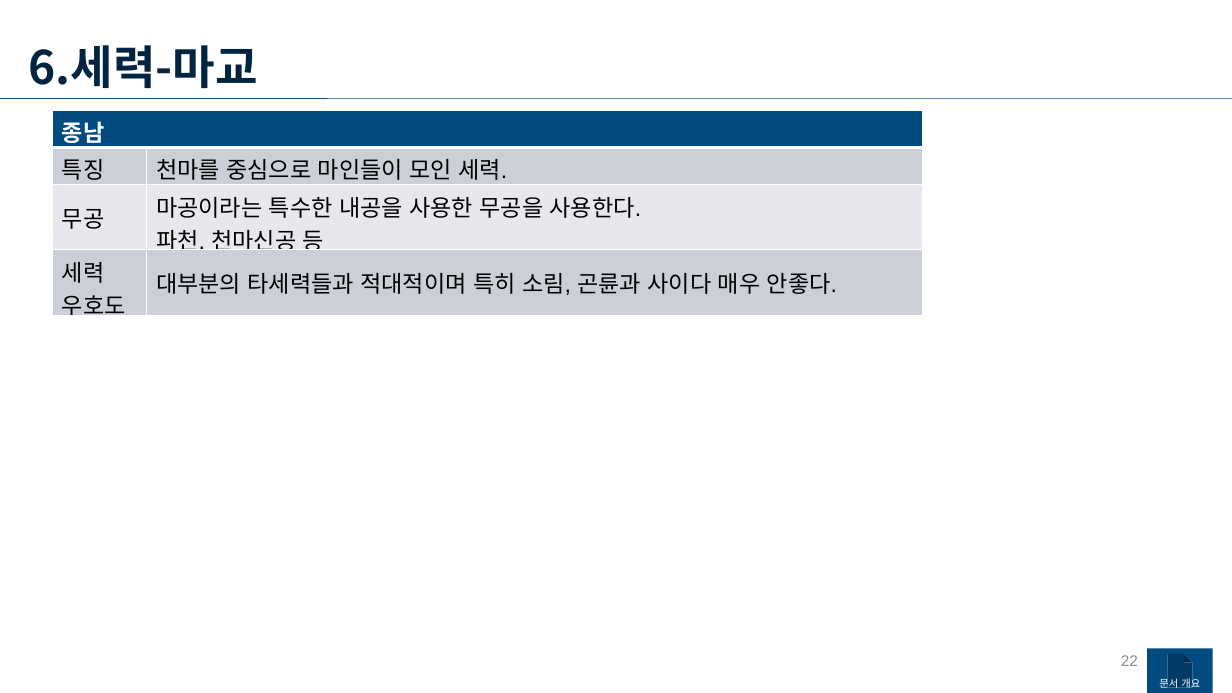
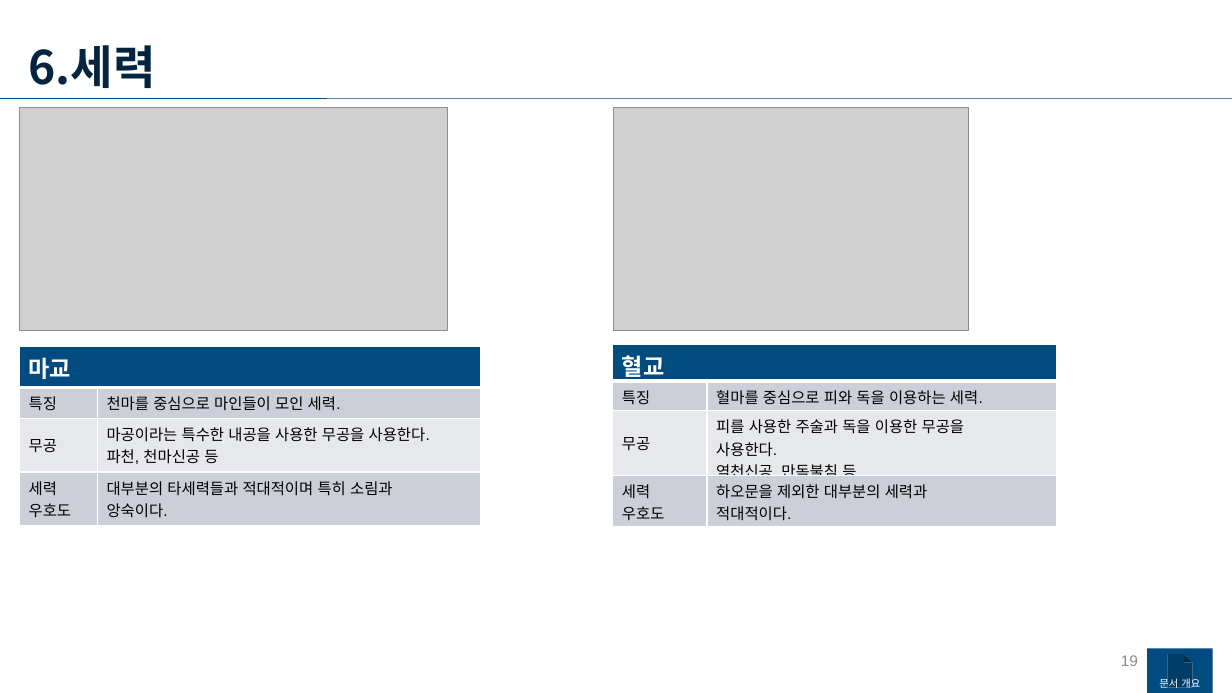
Before and after one commit to yjk0401/unityenginebasic_9th, a slide deck: slide 19 of 기획/메인 기획서.pptx (slide 22 before the commit). Drawn at 1232x693 pixels with LibreOffice and Linux fonts; fonts in the diff are those of the drawing; grey boxes stand for pictures. Boxes give left, top, right and bottom in pixels: in the first picture for what was removed or moved away, otherwise in the second. Text is boxed around its words. In the diff, an @@ line names an element or a change of style, - is before the commit and + after.

```diff
--- a/기획/메인 기획서.pptx
+++ b/기획/메인 기획서.pptx
@@ text at [29,45,156,88]: text changed @@
-6.세력-마교
+6.세력
@@ picture added at [19,107,447,330] @@
@@ picture added at [614,107,969,331] @@
@@ table at [19,347,480,526] @@
-row 1, column 1: 종남
+row 1, column 1: 마교
-row 4, column 2: 대부분의 타세력들과 적대적이며 특히 소림, 곤륜과 사이다 매우 안좋다.
+row 4, column 2: 대부분의 타세력들과 적대적이며 특히 소림과 / 앙숙이다.
@@ size 18 to 12 pt in "특징", "천마를 중심으로 마인들이 모인 세력.", "무공", "마공이라는 특수한 내공을 사용한 무공을 사용한다." and 3 more places @@
@@ table: place and size @@
-table at [53,110,923,324]
+table at [19,347,480,526]
@@ table added at [613,344,1056,526], 4 rows, 2 columns @@
+혈교 | 
+특징 | 혈마를 중심으로 피와 독을 이용하는 세력.
+무공 | 피를 사용한 주술과 독을 이용한 무공을 / 사용한다. / 역천신공, 만독불침 등
+세력 / 우호도 | 하오문을 제외한 대부분의 세력과 / 적대적이다.
@@ page number at [1121,655,1138,666]: text changed @@
-22
+19
```
Also in this commit, not shown: 11 other slides changed, 3 slides added, 6 slides removed, 14 other files.
